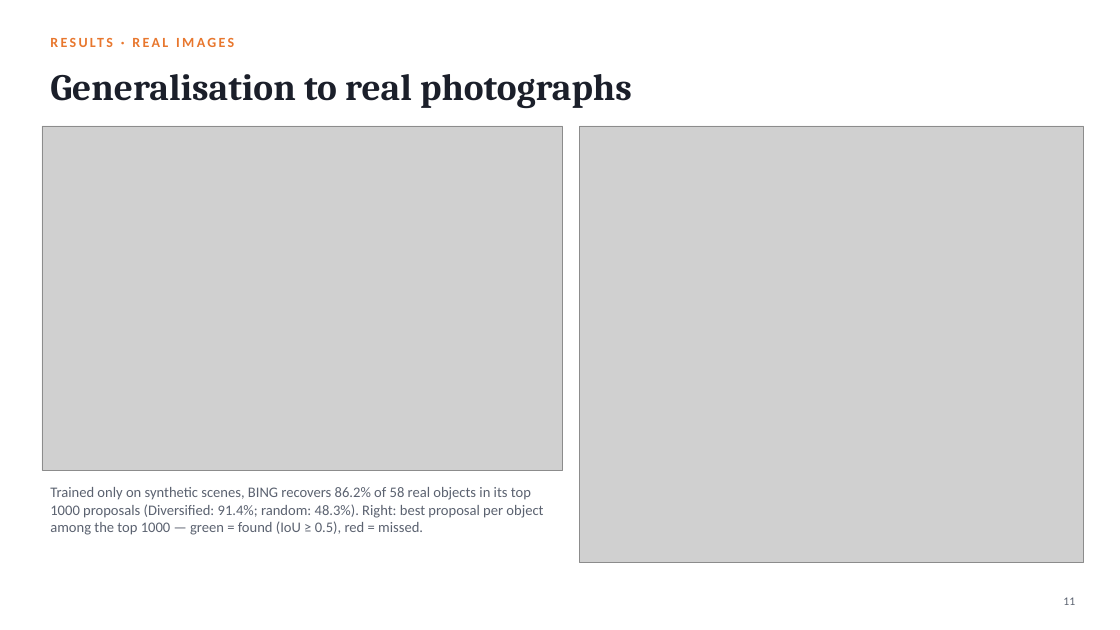
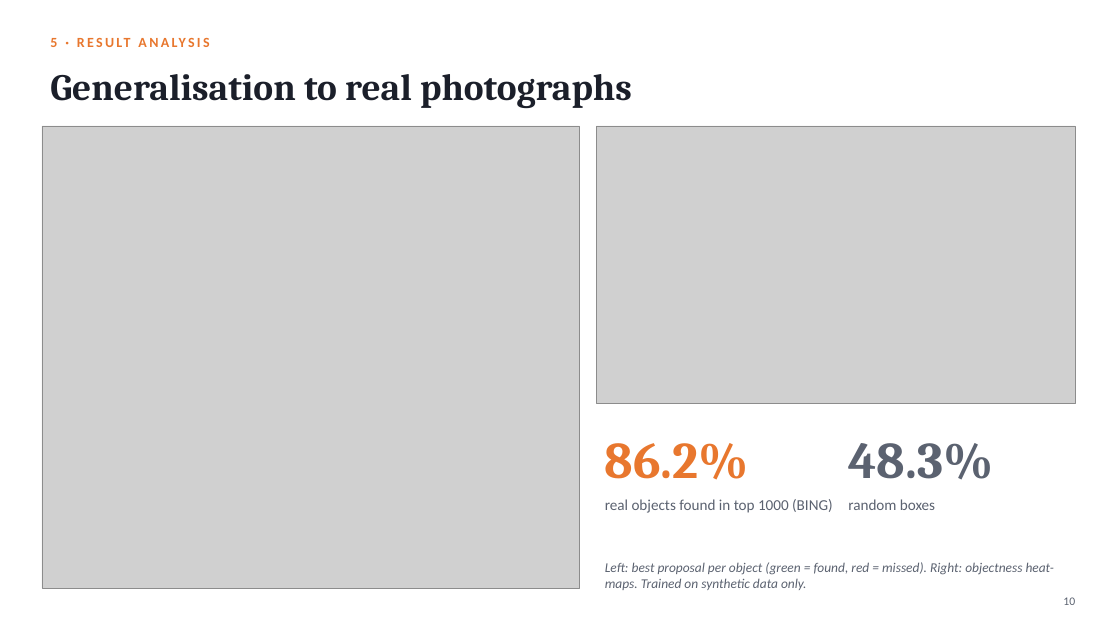
Before and after one commit to hari18305/cvprojectg10, a slide deck: slide 10 of presentation/BING_Objectness_Group10.pptx (slide 11 before the commit). Drawn at 1120x630 pixels with LibreOffice and Linux fonts; fonts in the diff are those of the drawing; grey boxes stand for pictures. Boxes give left, top, right and bottom in pixels: in the first picture for what was removed or moved away, otherwise in the second. Text is boxed around its words. In the diff, an @@ line names an element or a change of style, - is before the commit and + after.

Commit message:
Restructure presentation into 12 slides for a 10-minute talk
Sections: introduction, problem definition, proposed solution and novelty,
design and solution, result analysis with comparison to existing methods.

```diff
--- a/presentation/BING_Objectness_Group10.pptx
+++ b/presentation/BING_Objectness_Group10.pptx
@@ picture: place and size @@
-picture at (42, 126, 563, 471)
+picture at (42, 126, 580, 588)
@@ picture: place and size @@
-picture at (580, 126, 1084, 563)
+picture at (597, 126, 1075, 403)
@@ text at (605, 443, 749, 480): text changed; size 12.5 to 44 pt; font Calibri to Cambria; text colour #5B6270 to #E8772E; bold on @@
-Trained only on synthetic scenes, BING recovers 86.2% of 58 real objects in its top 1000 proposals (Diversified: 91.4%; random: 48.3%). Right: best proposal per object among the top 1000 — green = found (IoU ≥ 0.5), red = missed.
+86.2%
@@ text "86.2%" at (605, 443, 749, 480): vertical alignment top to middle @@
@@ text added at (848, 443, 993, 480), 44 pt, text #5B6270, bold @@
+48.3%
@@ text added at (605, 499, 833, 513), 13 pt, text #5B6270 @@
+real objects found in top 1000 (BING)
@@ text added at (848, 499, 935, 510), 13 pt, text #5B6270 @@
+random boxes
@@ text added at (605, 562, 1054, 590), 11.5 pt, text #5B6270, italic @@
+Left: best proposal per object (green = found, red = missed). Right: objectness heat-maps. Trained on synthetic data only.
@@ text at (1063, 597, 1075, 605): text changed @@
-11
+10
```
Also in this commit, not shown: 6 other slides changed, 4 slides added, 10 slides removed, 1 other file.
